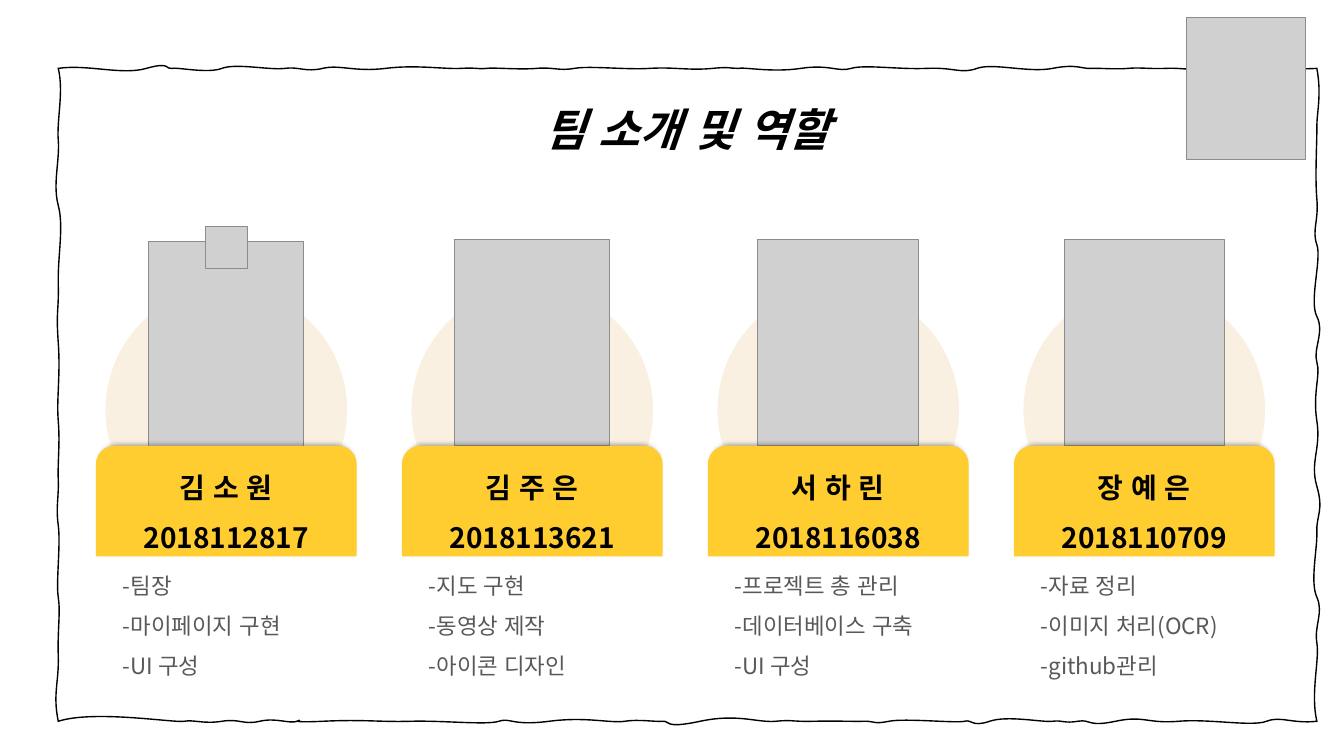
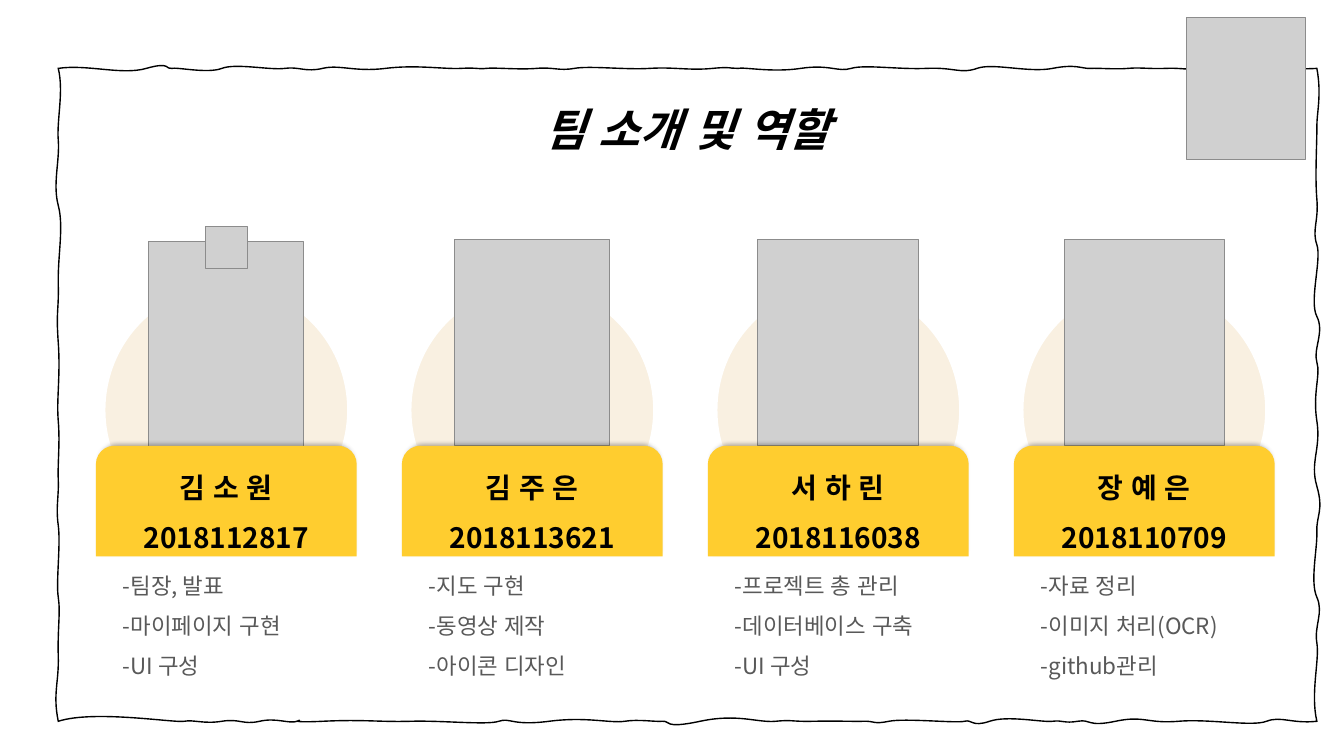
Before and after one commit to joooeunkim/Harmonize, a slide deck: slide 3 of 모두의쿠폰_하모니즈.pptx. Drawn at 1344x756 pixels with LibreOffice and Linux fonts; fonts in the diff are those of the drawing; grey boxes stand for pictures. Boxes give left, top, right and bottom in pixels: in the first picture for what was removed or moved away, otherwise in the second. Text is boxed around its words. In the diff, an @@ line names an element or a change of style, - is before the commit and + after.

Commit message:
Add files via upload
기술문서, 회의록, 발표ppt최종본

```diff
--- a/모두의쿠폰_하모니즈.pptx
+++ b/모두의쿠폰_하모니즈.pptx
@@ text at box(123, 575, 224, 598): text changed @@
--팀장
+-팀장, 발표
```
Also in this commit, not shown: 8 other slides changed, 2 slides removed, 1 other file.
